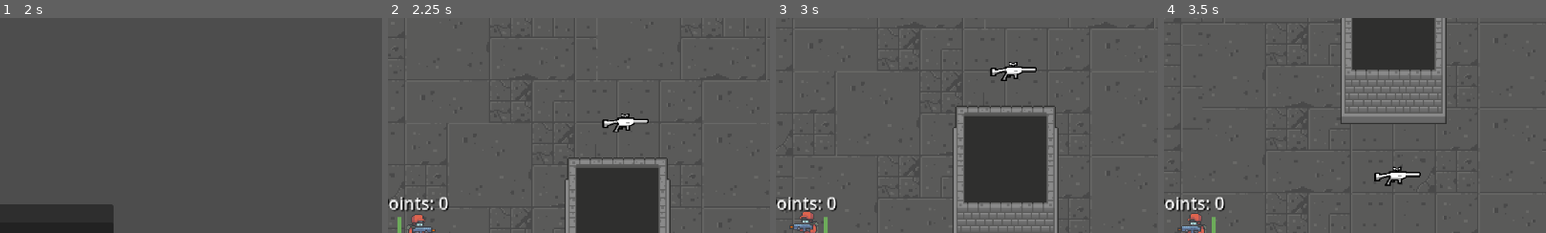
Above: before the commit, frames 1-4 (left to right).
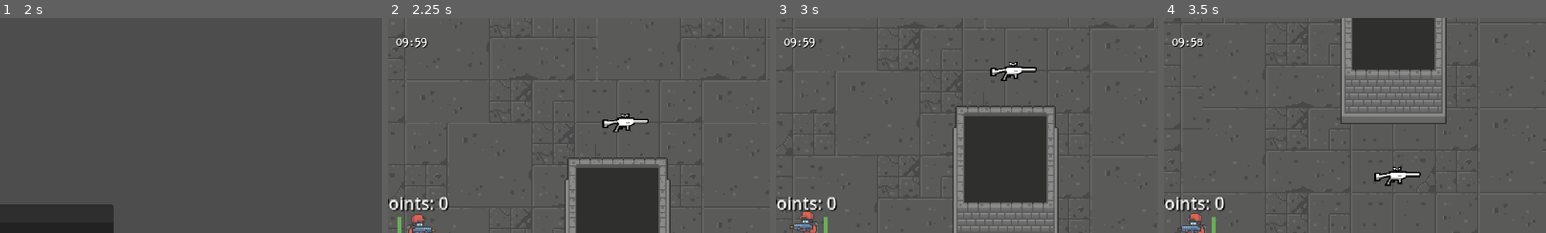
Above: after the commit, the same moments.

Repository: Milwer7/Tiamat-Studios-Game
Game: Godot game, scene res://scenes/start_menu.tscn
Same seed, same stepped clock (60 frames per second), same inputs: the game is played once before the commit and once after it.
Inputs (mouse positions are % of the whole screen's width and height, from its top left):
- Up to frame 1 (2 s): tap Enter at 0.5 s; move the mouse to (72, 45) at 0.52 s; hold D (move_right) 0.53-1.25 s; click (72, 45) at 0.6 s; click "Host" at 1.25 s
- Up to frame 2 (2.25 s): click "Ready" at 2 s
- Up to frame 3 (3 s): move the mouse to (30, 55) at 2.77 s; hold S (move_down) from 2.78 s (still down); tap E (pick) at 2.85 s
- Up to frame 4 (3.5 s): keep holding S (move_down)
The pictures show only the part of the screen within x 46-96%, y 0-50%; the shares and areas given below are measured in that part.

Frame 1 is identical in both runs. In frame 2, 0.2% of the frame differs, in the area x 2-11%, y 9-15%; in frame 3, 0.2%; in frame 4, 0.2%.
Error in both runs: Cannot call method 'get_unique_id' on a null value. (res://scripts/lobby.gd:98)

Commit message:
Game Timer implemented

Diff:
--- a/scenes/main.tscn
+++ b/scenes/main.tscn
@@ -8,6 +8,7 @@
 [ext_resource type="PackedScene" uid="uid://dh5mejde0o6uv" path="res://scenes/healing_zone.tscn" id="6_jw0bp"]
 [ext_resource type="Texture2D" uid="uid://cjrkqvnq413sk" path="res://assets_map/Dungeon_Tileset.png" id="7_8ao7u"]
 [ext_resource type="PackedScene" uid="uid://cjlgrsdprjitq" path="res://scenes/crosshair.tscn" id="7_y0vaw"]
+[ext_resource type="FontFile" uid="uid://ct104lniilrcm" path="res://assets/XTypewriter_Font_0_80/OpenType (.otf)/XTypewriter-Bold.otf" id="8_32aqu"]
 
 [sub_resource type="TileSetAtlasSource" id="TileSetAtlasSource_f0m83"]
 texture = ExtResource("7_8ao7u")
@@ -5015,4 +5016,21 @@
 offset_right = 88.0
 offset_bottom = 95.0
 
+[node name="TimeRemainingLabel" type="Label" parent="CanvasLayer"]
+offset_left = 500.0
+offset_top = 27.0
+offset_right = 632.0
+offset_bottom = 53.0
+theme_override_colors/font_shadow_color = Color(0, 0, 0, 1)
+theme_override_colors/font_outline_color = Color(0, 0, 0, 1)
+theme_override_fonts/font = ExtResource("8_32aqu")
+text = "wena po barney"
+horizontal_alignment = 1
+
 [node name="Crosshair" parent="." instance=ExtResource("7_y0vaw")]
+
+[node name="GameTime" type="Timer" parent="."]
+wait_time = 600.0
+one_shot = true
+
+[connection signal="timeout" from="GameTime" to="." method="_on_game_time_timeout"]
--- a/scripts/main.gd
+++ b/scripts/main.gd
@@ -4,6 +4,8 @@
 @onready var players = $Players
 @onready var markers = $Markers
 @onready var scores = $CanvasLayer/Scores
+@onready var game_time = $GameTime
+@onready var time_remaining_label = $CanvasLayer/TimeRemainingLabel
 
 func _ready():
 	Game.players.sort()
@@ -21,6 +23,19 @@
 		player.init(id)
 
 		Game.player_nodes[id] = player
+		game_time.start()
+
+
+func _process(delta):
+	var time_remaining = int(game_time.time_left)
+	var seconds = time_remaining%60
+	var minutes = (time_remaining/60)%60
+	time_remaining_label.text = "%02d:%02d" % [minutes, seconds]
 
 func on_scores_updated():
 	scores.update_tables()
+
+
+func _on_game_time_timeout():
+	# TODO: Implement end of the game
+	pass
Not shown: 1 places in scenes/Scores.tscn that only renumber resources
Not shown: 1 places in scenes/main.tscn that only renumber resources
